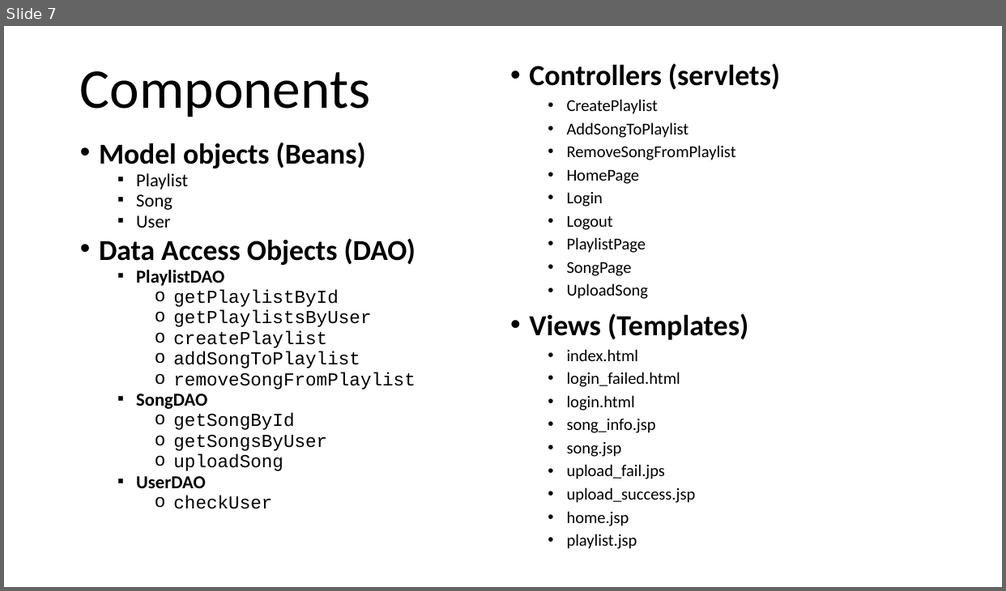
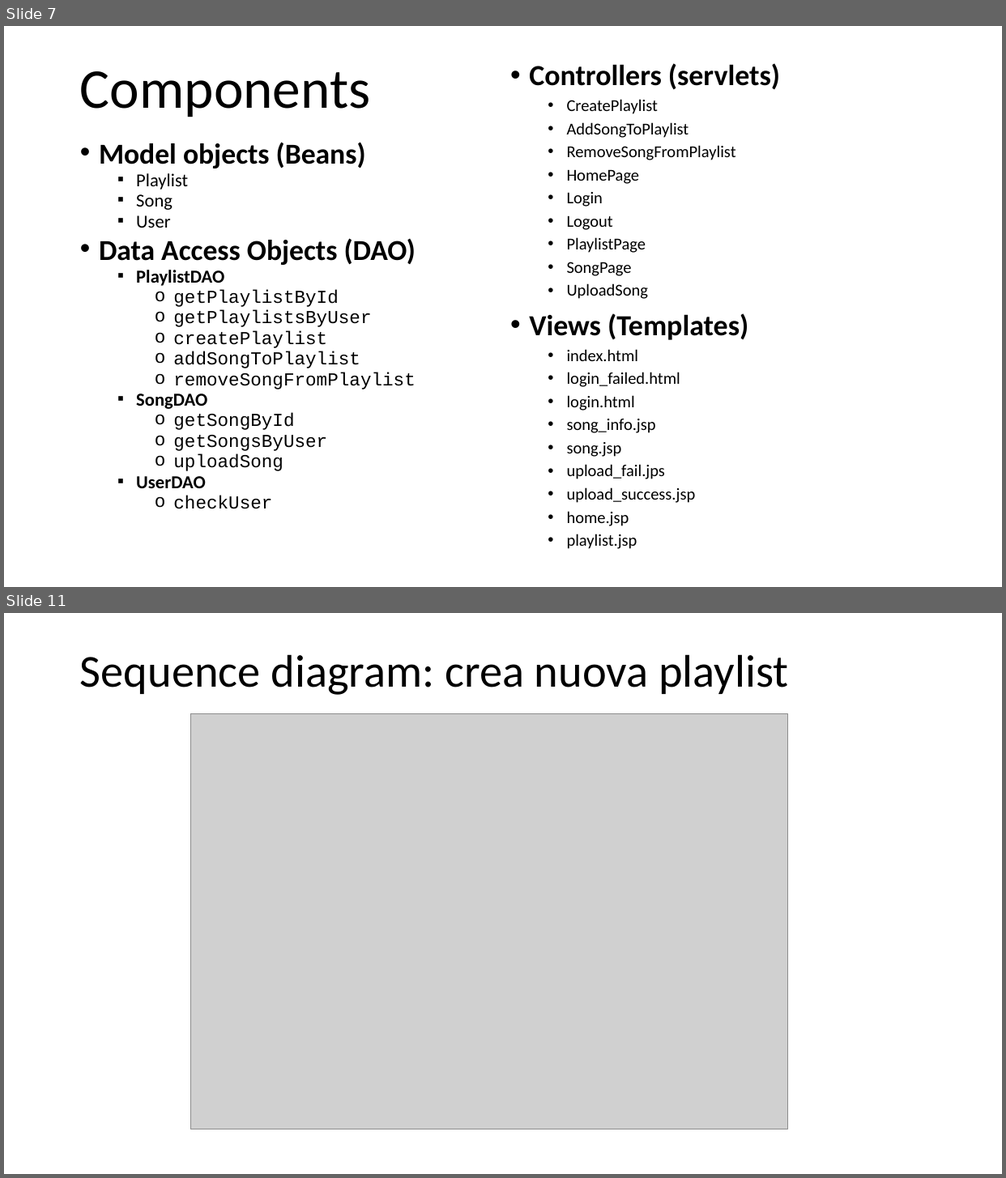
Before and after one commit to GenniImparato/PlaylistMaker, a slide deck: doc/documentation (HTML).pptx. Shown one above the other, each under a label of ours: slide 7 before the commit, slides 7 and 11 after it; the slides between them are not shown. The pictures are 1006x591 and 1006x1178 pixels, drawn with LibreOffice and Linux fonts; fonts in the diff are those of the drawing; grey boxes stand for pictures. Boxes give left, top, right and bottom in pixels: in the first picture for what was removed or moved away, otherwise in the second. Text is boxed around its words. In the diff, an @@ line names an element or a change of style, - is before the commit and + after.

Commit message:
sequence diagrams

```diff
--- a/doc/documentation (HTML).pptx
+++ b/doc/documentation (HTML).pptx
@@ slide 11 added at (x1=4, y1=613, x2=1002, y2=1174), background #FFFFFF @@
@@ title added at (x1=80, y1=654, x2=788, y2=695), 44 pt, text #000000 @@
+Sequence diagram: crea nuova playlist
@@ picture added at (x1=190, y1=714, x2=788, y2=1130) @@
```
Also in this commit, not shown: 2 slides changed, 4 other slides added, 18 other files.
